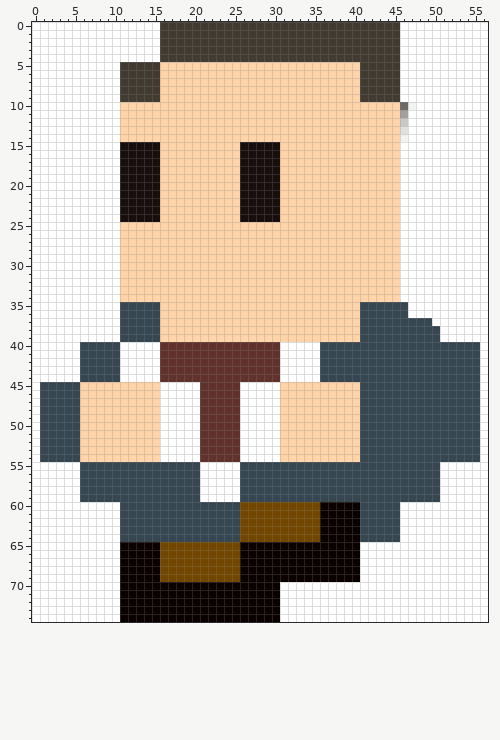
Sprite sheet -- Images/ronaldus_runleft_3.png. Above, as it was before the edit.
The file is 57x75 pixels. Colours within 5 levels of each other are drawn and written as one.
After the commit:
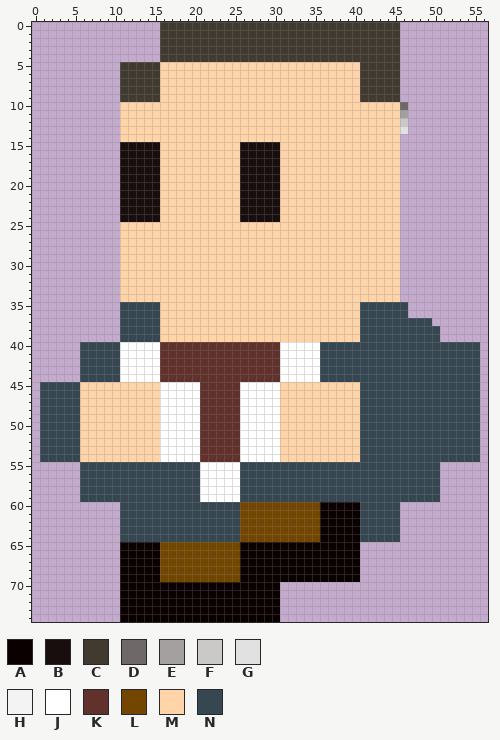
Palette (. is transparent): A #0b0000  B #190e0e  C #413a30  D #6f6868  E #a5a0a0  F #cbc8c8  G #e2e1e1  H #f3f3f3  J #ffffff  K #61322c  L #724600  M #ffd4a8  N #364751
What changed:
Changed rows in their new state; - is an unchanged pixel.
first column x 0:
 0 ................------------------------------...........
 1 ................------------------------------...........
 2 ................------------------------------...........
 3 ................------------------------------...........
 4 ................------------------------------...........
 5 ...........-----------------------------------...........
 6 ...........-----------------------------------...........
 7 ...........-----------------------------------...........
 8 ...........-----------------------------------...........
 9 ...........-----------------------------------...........
10 ...........------------------------------------..........
11 ...........------------------------------------..........
12 ...........------------------------------------..........
13 ...........------------------------------------..........
14 ...........-----------------------------------...........
15 ...........-----------------------------------...........
16 ...........-----------------------------------...........
17 ...........-----------------------------------...........
18 ...........-----------------------------------...........
19 ...........-----------------------------------...........
20 ...........-----------------------------------...........
21 ...........-----------------------------------...........
22 ...........-----------------------------------...........
23 ...........-----------------------------------...........
24 ...........-----------------------------------...........
25 ...........-----------------------------------...........
26 ...........-----------------------------------...........
27 ...........-----------------------------------...........
28 ...........-----------------------------------...........
29 ...........-----------------------------------...........
30 ...........-----------------------------------...........
31 ...........-----------------------------------...........
32 ...........-----------------------------------...........
33 ...........-----------------------------------...........
34 ...........-----------------------------------...........
35 ...........------------------------------------..........
36 ...........------------------------------------..........
37 ...........---------------------------------------.......
38 ...........----------------------------------------......
39 ...........----------------------------------------......
40 ......--------------------------------------------------.
41 ......--------------------------------------------------.
42 ......--------------------------------------------------.
43 ......--------------------------------------------------.
44 ......--------------------------------------------------.
45 .-------------------------------------------------------.
46 .-------------------------------------------------------.
47 .-------------------------------------------------------.
48 .-------------------------------------------------------.
49 .-------------------------------------------------------.
50 .-------------------------------------------------------.
51 .-------------------------------------------------------.
52 .-------------------------------------------------------.
53 .-------------------------------------------------------.
54 .-------------------------------------------------------.
55 ......---------------------------------------------......
56 ......---------------------------------------------......
57 ......---------------------------------------------......
58 ......---------------------------------------------......
59 ......---------------------------------------------......
60 ...........-----------------------------------...........
61 ...........-----------------------------------...........
62 ...........-----------------------------------...........
63 ...........-----------------------------------...........
64 ...........-----------------------------------...........
65 ...........------------------------------................
66 ...........------------------------------................
67 ...........------------------------------................
68 ...........------------------------------................
69 ...........------------------------------................
70 ...........--------------------..........................
71 ...........--------------------..........................
72 ...........--------------------..........................
73 ...........--------------------..........................
74 ...........--------------------..........................
Pixel boxes of the changes (left, top, right, bottom) in both pictures:
erased: (32, 22, 160, 622)
erased: (280, 22, 488, 622)
